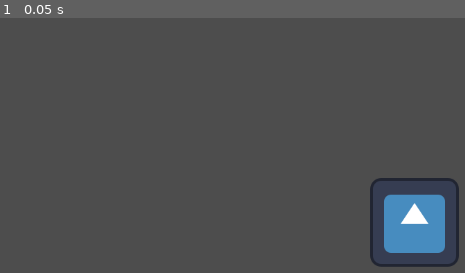
Above: before the commit, frame 1.
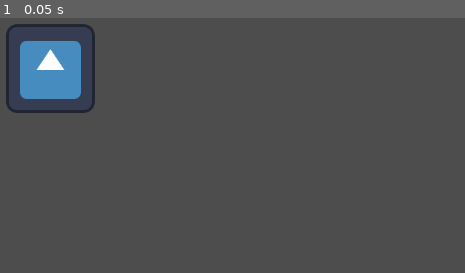
Above: after the commit, the same moment.

Repository: Smiley893/godotGithubExample
Game: Godot game, scene res://player.tscn
Two runs of this game, one before a commit and one after it. Both use one fixed random seed, a clock stepped at 60 frames per second and the inputs below. The project has no main scene, so this scene is started directly. The engine's default icon, where the game draws it, is replaced by a stand-in: a white triangle on a blue panel in a dark square.
Inputs:
- Up to frame 1 (0.05 s): no input

The runs differ from the first frame. In frame 1, 7.6% of the frame differs, in the area x 1-99%, y 2-98%.

Commit message:
Add Functionality
Changes on main scene. Add staticbody2d and child node collisionshape2d for staticbody2d.

Then change the position for player in player scene.

Diff:
--- a/main.tscn
+++ b/main.tscn
@@ -1,3 +1,11 @@
-[gd_scene format=3 uid="uid://cc0blkl10tmmp"]
+[gd_scene load_steps=2 format=3 uid="uid://cc0blkl10tmmp"]
+
+[sub_resource type="WorldBoundaryShape2D" id="WorldBoundaryShape2D_askll"]
 
 [node name="Main" type="Node2D"]
+
+[node name="StaticBody2D" type="StaticBody2D" parent="."]
+
+[node name="CollisionShape2D" type="CollisionShape2D" parent="StaticBody2D"]
+position = Vector2(6, 531)
+shape = SubResource("WorldBoundaryShape2D_askll")
--- a/player.tscn
+++ b/player.tscn
@@ -5,7 +5,7 @@
 [sub_resource type="RectangleShape2D" id="RectangleShape2D_0qixl"]
 
 [node name="Player" type="CharacterBody2D"]
-position = Vector2(690, 370)
+position = Vector2(165, 148)
 
 [node name="Sprite2D" type="Sprite2D" parent="."]
 texture = ExtResource("1_lqjjb")
